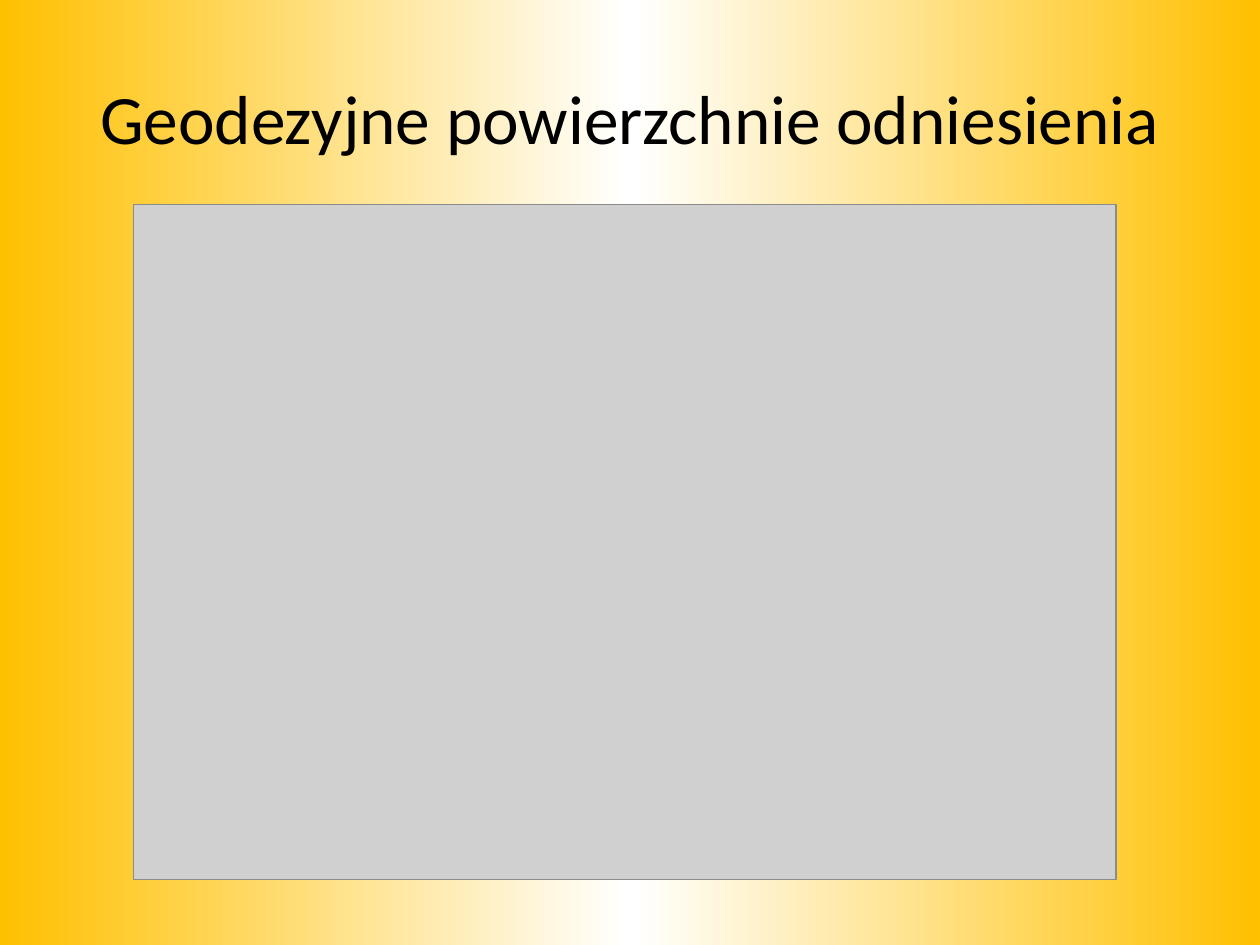
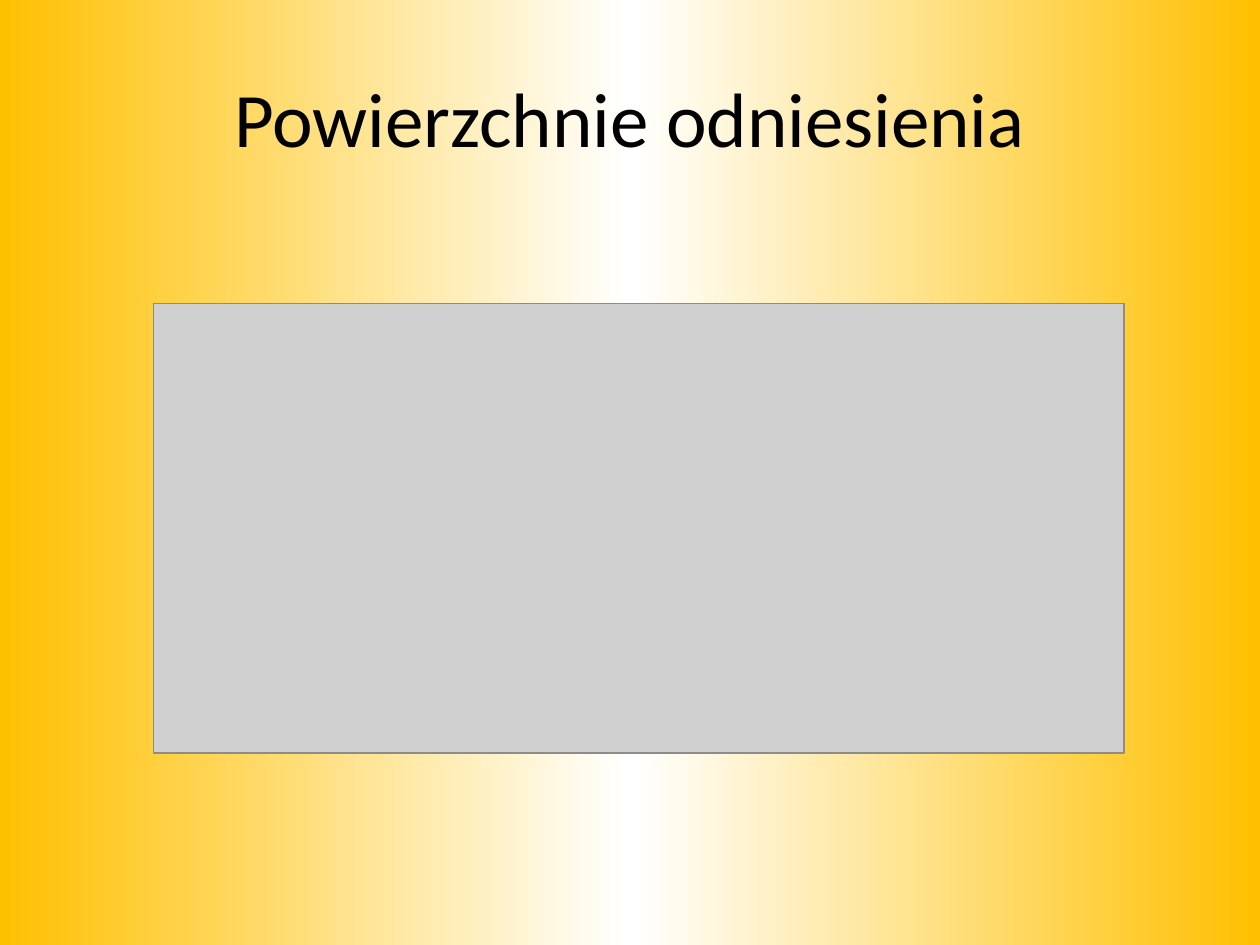
Before and after one commit to mkapiczy/DronVision, a slide deck: slide 4 of Dokumenty/Obrona/Prezentacja.pptx (slide 5 before the commit). Drawn at 1260x945 pixels with LibreOffice and Linux fonts; fonts in the diff are those of the drawing; grey boxes stand for pictures. Boxes give left, top, right and bottom in pixels: in the first picture for what was removed or moved away, otherwise in the second. Text is boxed around its words. In the diff, an @@ line names an element or a change of style, - is before the commit and + after.

```diff
--- a/Dokumenty/Obrona/Prezentacja.pptx
+++ b/Dokumenty/Obrona/Prezentacja.pptx
@@ title at (234, 83, 1024, 165): text changed; size 39.6 to 44 pt @@
-Geodezyjne powierzchnie odniesienia
+Powierzchnie odniesienia
@@ picture: place and size @@
-picture at (134, 204, 1116, 878)
+picture at (154, 304, 1124, 753)
```
Also in this commit, not shown: 5 other slides changed, 10 slides added, 3 slides removed, 1 other file.
